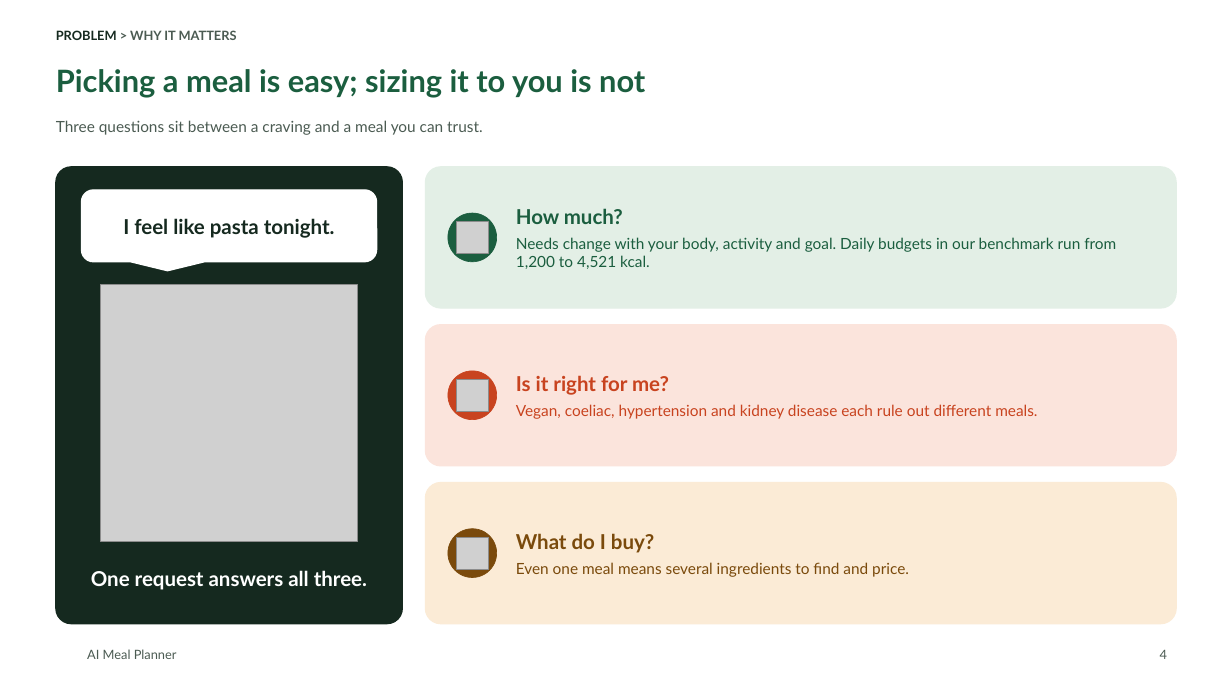
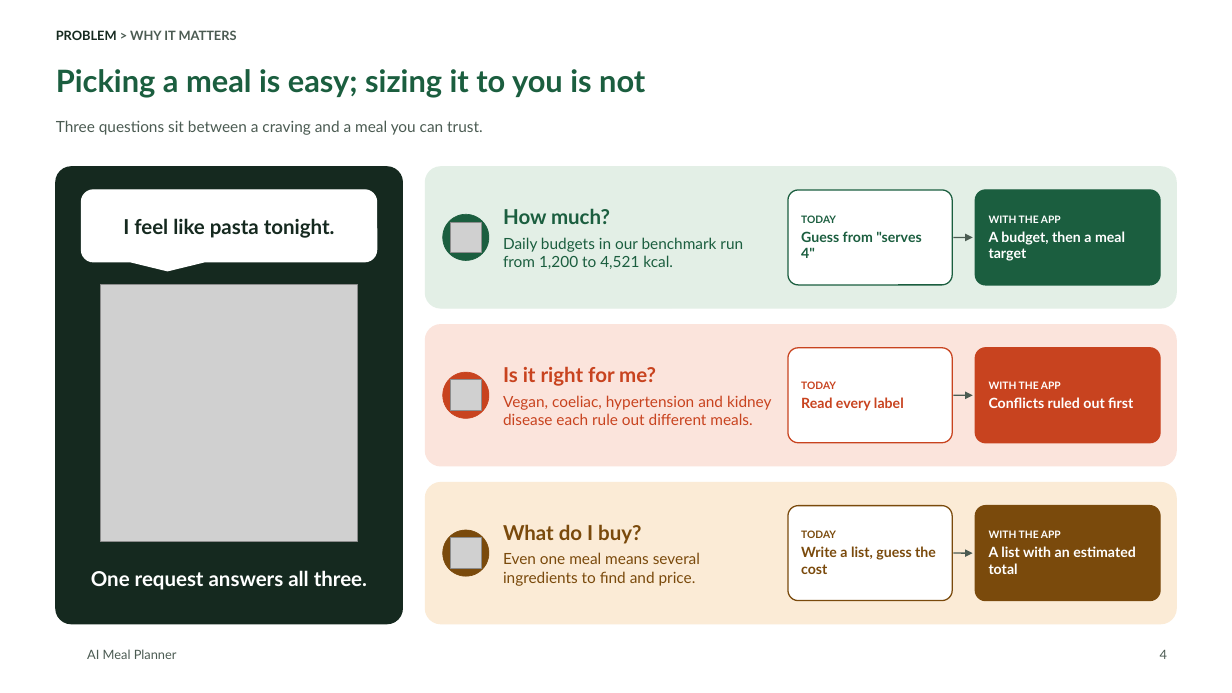
Before and after one commit to tuannm3812/ai-meal-planner, a slide deck: slide 4 of docs/showcase/ai-meal-planner-deck.pptx. Drawn at 1232x693 pixels with LibreOffice and Linux fonts; fonts in the diff are those of the drawing; grey boxes stand for pictures; background and template pictures are left out. Boxes give left, top, right and bottom in pixels: in the first picture for what was removed or moved away, otherwise in the second. Text is boxed around its words. In the diff, an @@ line names an element or a change of style, - is before the commit and + after.

```diff
--- a/docs/showcase/ai-meal-planner-deck.pptx
+++ b/docs/showcase/ai-meal-planner-deck.pptx
@@ text "How much?": place and size @@
-text "How much?" at <box>516,208,1116,269</box>
+text "How much?" at <box>503,208,743,269</box>
@@ rounded rectangle added at <box>788,190,953,286</box>, fill #FFFFFF, outline #1B5E3F 1 pt, 11 pt, text #1B5E3F, bold @@
+TODAY
+Guess from "serves 4"
@@ rounded rectangle added at <box>976,190,1161,286</box>, fill #1B5E3F, outline #1B5E3F 1 pt, 11 pt, text #FFFFFF, bold @@
+WITH THE APP
+A budget, then a meal target
@@ text at <box>503,237,743,269</box>: text changed @@
-Needs change with your body, activity and goal. Daily budgets in our benchmark run from 1,200 to 4,521 kcal.
+Daily budgets in our benchmark run from 1,200 to 4,521 kcal.
@@ arrow added from (954, 238) to (973, 238), #4B5B52 1 pt @@
@@ text "Is it right for me?" rewrapped from <box>516,375,1037,419</box> to <box>503,366,772,425</box> @@
@@ rounded rectangle added at <box>788,348,953,443</box>, fill #FFFFFF, outline #C8431F 1 pt, 11 pt, text #C8431F, bold @@
+TODAY
+Read every label
@@ rounded rectangle added at <box>976,348,1161,443</box>, fill #C8431F, outline #C8431F 1 pt, 11 pt, text #FFFFFF, bold @@
+WITH THE APP
+Conflicts ruled out first
@@ arrow added from (954, 396) to (973, 396), #4B5B52 1 pt @@
@@ text "What do I buy?" rewrapped from <box>516,533,909,577</box> to <box>503,524,700,586</box> @@
@@ rounded rectangle added at <box>788,506,953,601</box>, fill #FFFFFF, outline #7A4A0C 1 pt, 11 pt, text #7A4A0C, bold @@
+TODAY
+Write a list, guess the cost
@@ rounded rectangle added at <box>976,506,1161,601</box>, fill #7A4A0C, outline #7A4A0C 1 pt, 11 pt, text #FFFFFF, bold @@
+WITH THE APP
+A list with an estimated total
@@ 3 pictures, 3 ellipses: place and size @@
-3 pictures, 3 ellipses at <box>448,213,497,578</box>
+3 pictures, 3 ellipses at <box>443,214,489,577</box>
@@ arrow added from (954, 554) to (973, 554), #4B5B52 1 pt @@
```
Also in this commit, not shown: 1 other slide changed, 10 other files.
